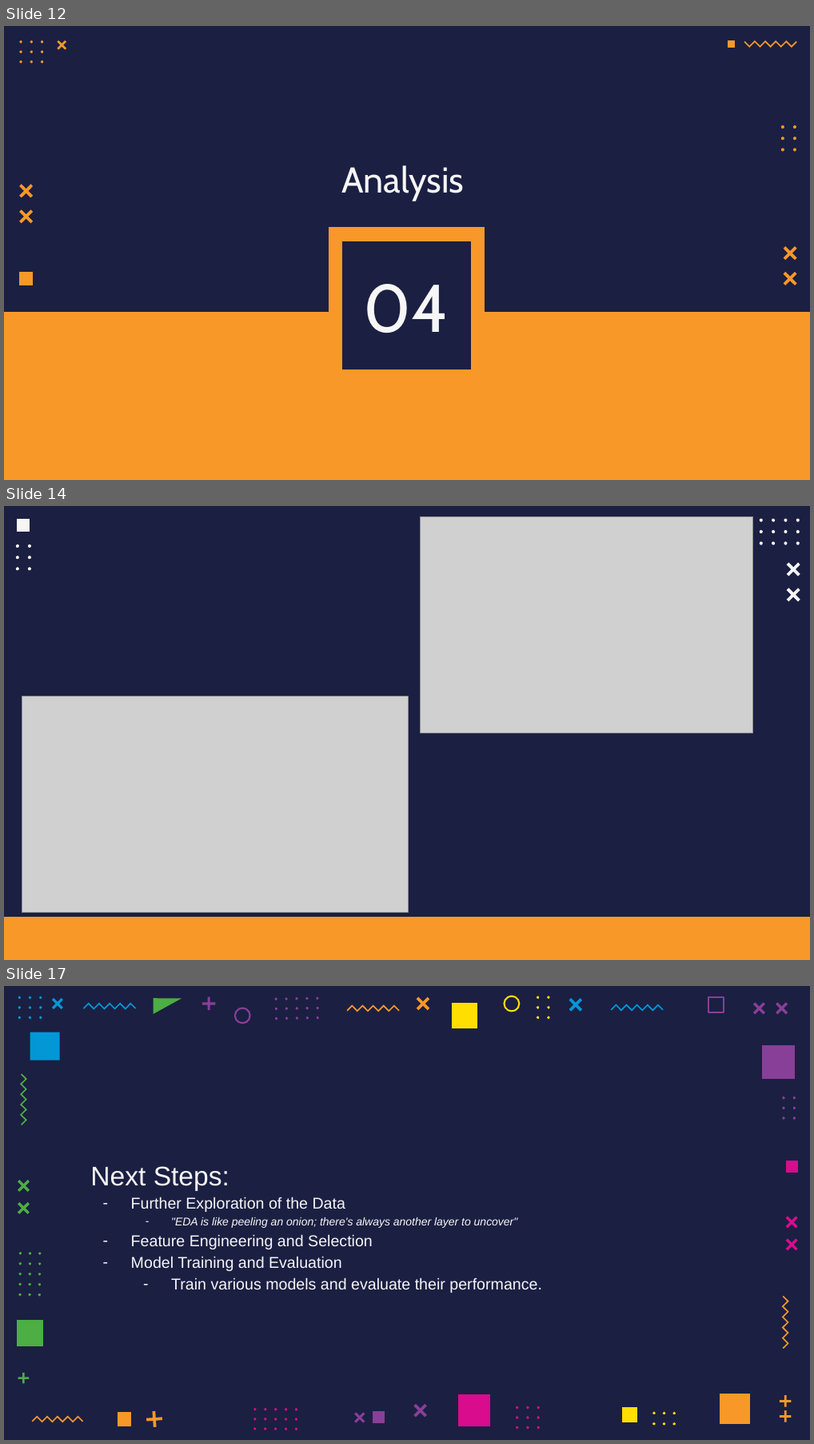
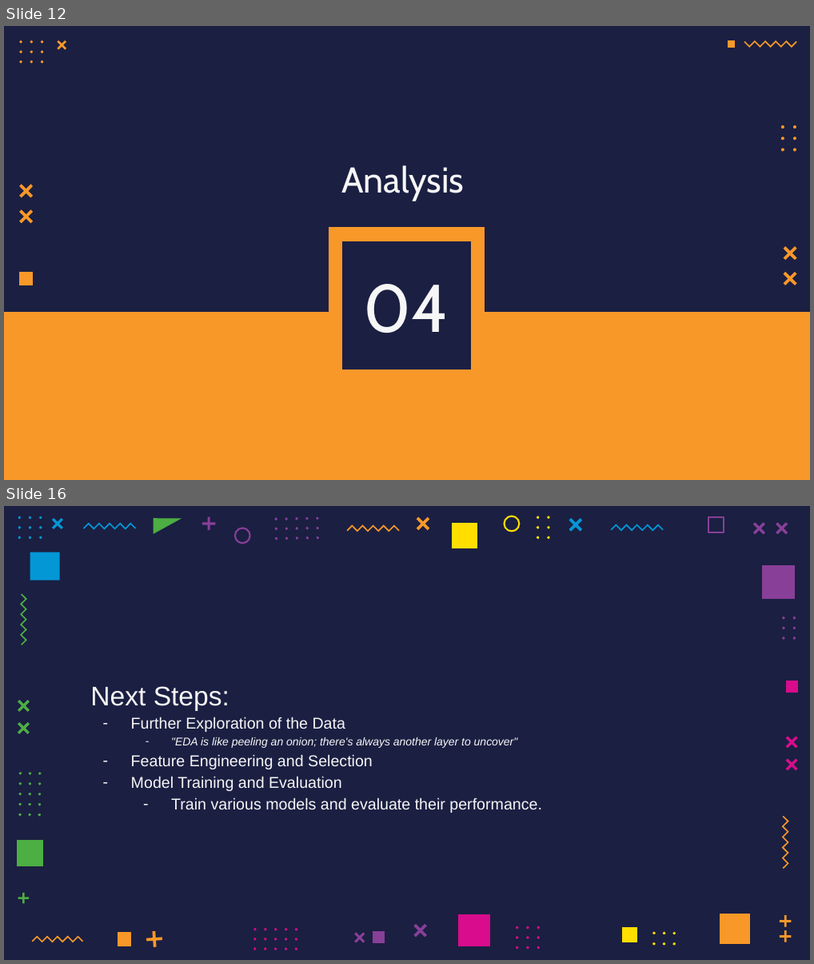
Before and after one commit to F102M8/data-science-project, a slide deck: presentation/GAME.pptx. Shown one above the other, each under a label of ours: slides 12, 14 and 17 before the commit, slides 12 and 16 after it; the slides between them are not shown. The pictures are 814x1444 and 814x964 pixels, drawn with LibreOffice and Linux fonts; fonts in the diff are those of the drawing; grey boxes stand for pictures. Boxes give left, top, right and bottom in pixels: in the first picture for what was removed or moved away, otherwise in the second. Text is boxed around its words. In the diff, an @@ line names an element or a change of style, - is before the commit and + after.

```diff
--- a/presentation/GAME.pptx
+++ b/presentation/GAME.pptx
@@ slide 14 removed at (4, 506, 810, 960), background #1B1F42 @@
@@ freeform shape removed at (16, 518, 30, 532) @@
@@ picture removed at (421, 516, 753, 732) @@
@@ group removed at (747, 518, 801, 544): 15 freeform shapes @@
@@ group removed at (15, 544, 31, 571): 6 freeform shapes @@
@@ freeform shape removed at (787, 563, 801, 576) @@
@@ freeform shape removed at (787, 588, 801, 602) @@
@@ picture removed at (22, 696, 409, 912) @@
@@ freeform shape removed at (4, 916, 810, 959) @@
@@ what was slide 17 is now slide 16 @@
```
Also in this commit, not shown: 3 slides changed, 4 slides added, 4 other slides removed.
